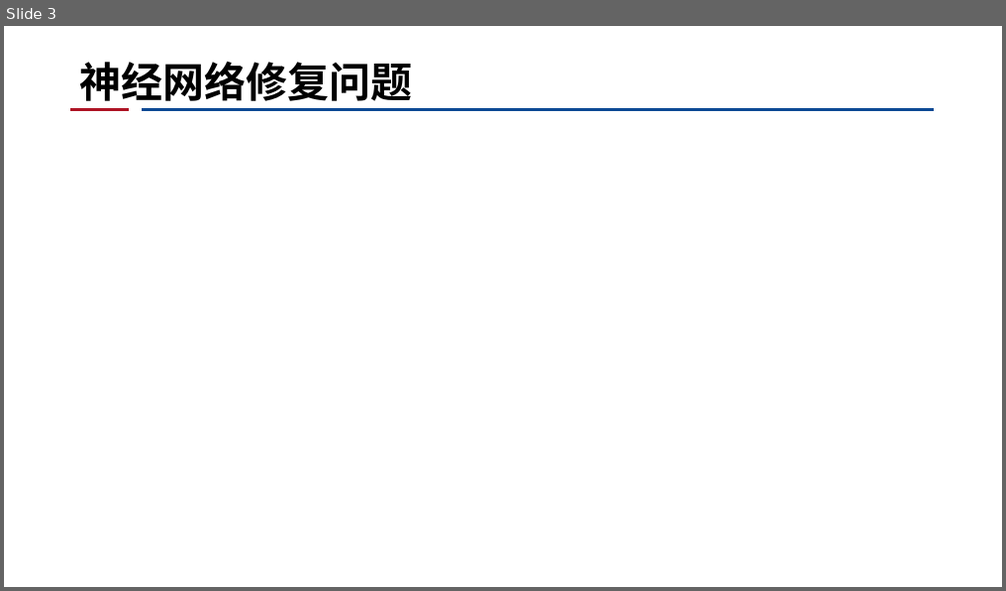
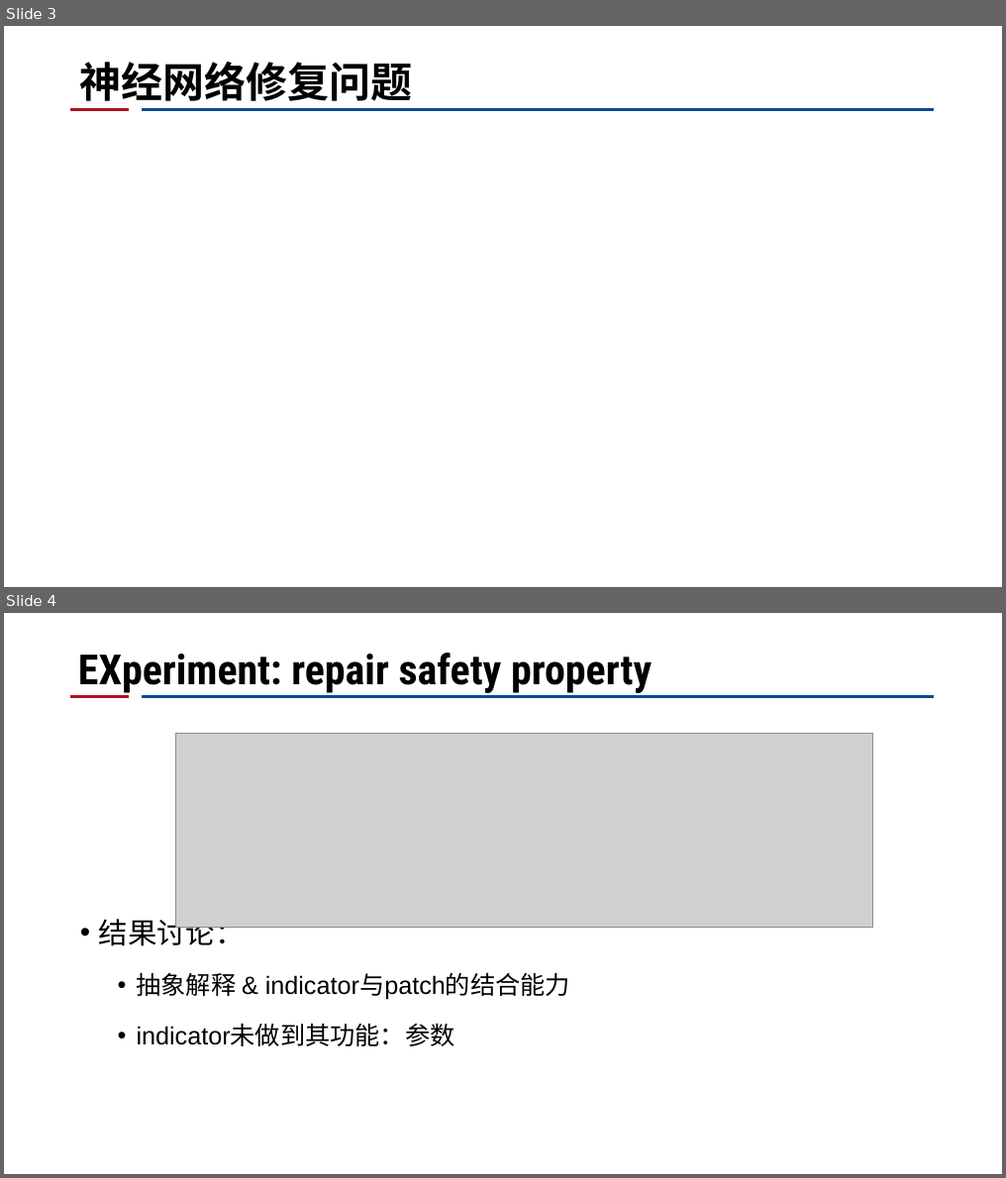
Before and after one commit to CRhapsody/Presentation_Slides, a slide deck: 国科大经典版PPT一些备用图.pptx. Shown one above the other, each under a label of ours: slide 3 before the commit, slides 3 and 4 after it. The pictures are 1006x591 and 1006x1178 pixels, drawn with LibreOffice and Linux fonts; fonts in the diff are those of the drawing; grey boxes stand for pictures; background and template pictures are left out. Boxes give left, top, right and bottom in pixels: in the first picture for what was removed or moved away, otherwise in the second. Text is boxed around its words. In the diff, an @@ line names an element or a change of style, - is before the commit and + after.

```diff
--- a/国科大经典版PPT一些备用图.pptx
+++ b/国科大经典版PPT一些备用图.pptx
@@ slide 4 added at (4,613,1002,1174), background #FFFFFF; not listed: 2 template elements that a slide beside it also shows @@
@@ title added at (78,653,651,693), 40 pt, text #000000, bold @@
+EXperiment: repair safety property
@@ picture added at (176,733,873,928) @@
@@ text added at (99,914,570,1047), 24 pt, text #000000 @@
+• 结果讨论：
+  • 抽象解释 & indicator与patch的结合能力
+  • indicator未做到其功能：参数
```
Also in this commit, not shown: 1 other file.
